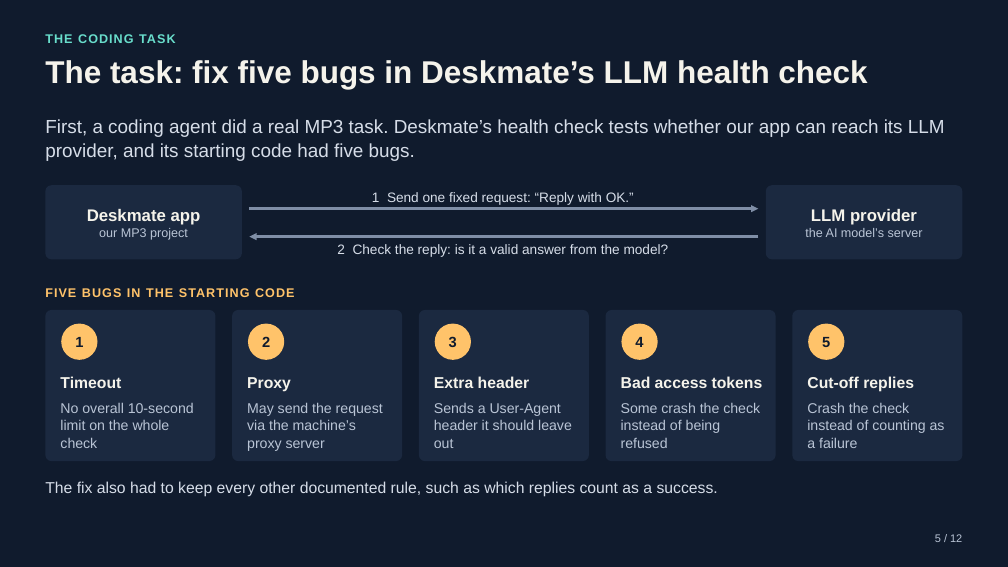
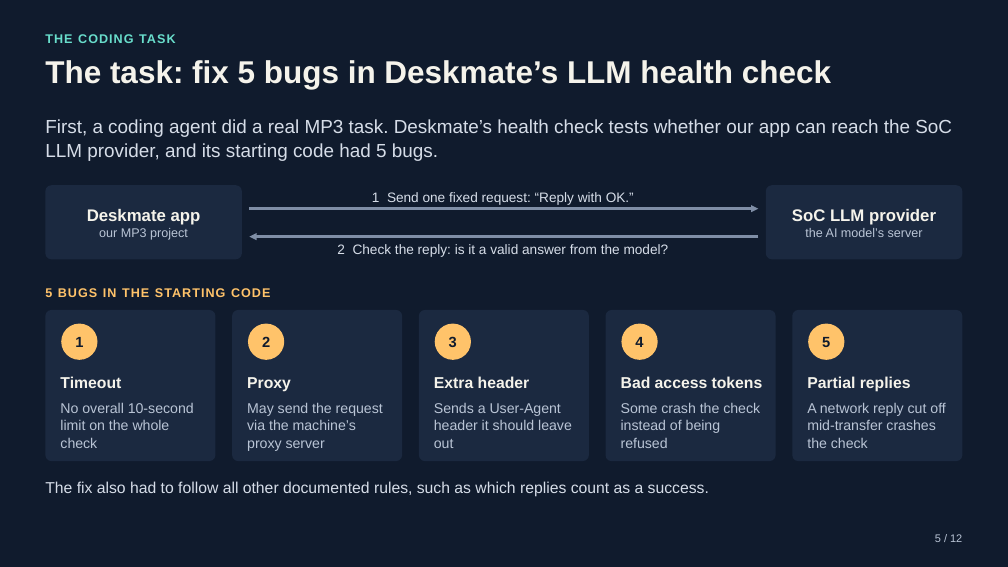
Before and after one commit to CS3227-2610-MP3-Deskmate/CS3227-2610-MP3, a slide deck: slide 5 of experiments/agent-handoff-2026-10-19/Agent_Handoff_Results.pptx. Drawn at 1008x567 pixels with LibreOffice and Linux fonts; fonts in the diff are those of the drawing. Boxes give left, top, right and bottom in pixels: in the first picture for what was removed or moved away, otherwise in the second. Text is boxed around its words. In the diff, an @@ line names an element or a change of style, - is before the commit and + after.

Commit message:
docs: Revise the agent handoff slides after review
Clearer wording, numerals, the shared topic list, likely reasons for the success-rule loss and revised limitations; fixes the backup slide's tool-access claim.

```diff
--- a/experiments/agent-handoff-2026-10-19/Agent_Handoff_Results.pptx
+++ b/experiments/agent-handoff-2026-10-19/Agent_Handoff_Results.pptx
@@ title at [45,60,831,89]: text changed @@
-The task: fix five bugs in Deskmate’s LLM health check
+The task: fix 5 bugs in Deskmate’s LLM health check
@@ text at [45,119,952,161]: text changed @@
-First, a coding agent did a real MP3 task. Deskmate’s health check tests whether our app can reach its LLM provider, and its starting code had five bugs.
+First, a coding agent did a real MP3 task. Deskmate’s health check tests whether our app can reach the SoC LLM provider, and its starting code had 5 bugs.
@@ text in rounded rectangle at [792,209,936,225]: text changed @@
-LLM provider
+SoC LLM provider
@@ text at [45,288,270,297]: text changed @@
-FIVE BUGS IN THE STARTING CODE
+5 BUGS IN THE STARTING CODE
@@ text at [807,376,911,392]: text changed @@
-Cut-off replies
+Partial replies
@@ text at [807,402,945,448]: text changed @@
-Crash the check instead of counting as a failure
+A network reply cut off mid-transfer crashes the check
@@ text at [45,481,709,497]: text changed @@
-The fix also had to keep every other documented rule, such as which replies count as a success.
+The fix also had to follow all other documented rules, such as which replies count as a success.
```
Also in this commit, not shown: 10 other slides changed, 1 other file.
